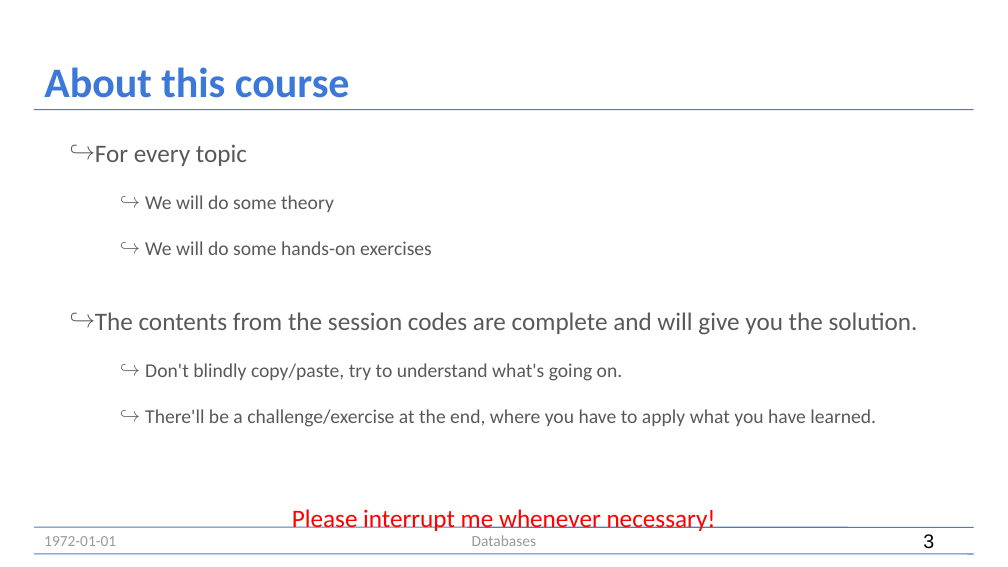
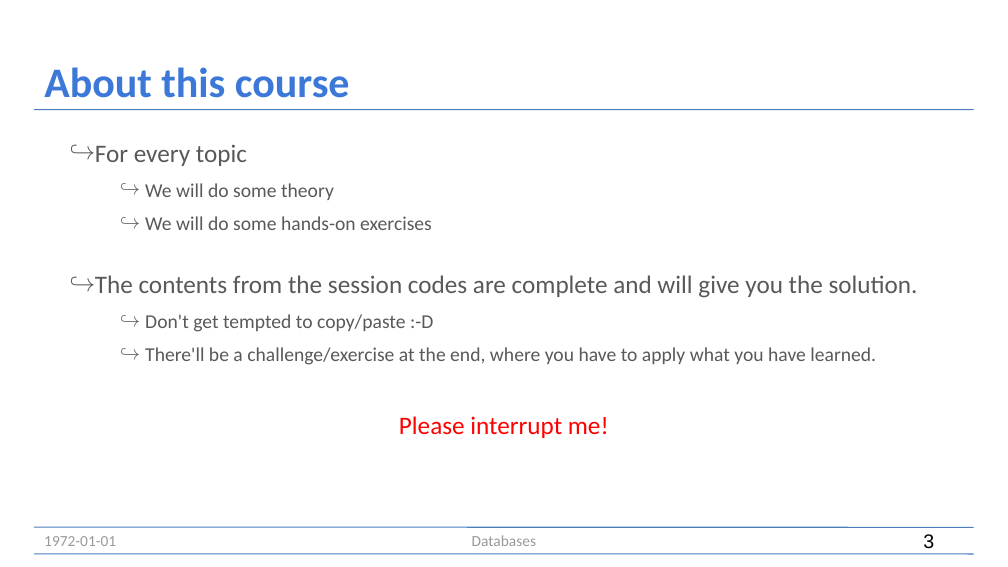
Before and after one commit to mlassnig/Databases-Introductory-Course, a slide deck: slide 3 of slides/Databases.odp. Drawn at 1008x567 pixels with LibreOffice and Linux fonts; fonts in the diff are those of the drawing. Boxes give left, top, right and bottom in pixels: in the first picture for what was removed or moved away, otherwise in the second. Text is boxed around its words. In the diff, an @@ line names an element or a change of style, - is before the commit and + after.

```diff
--- a/slides/Databases.odp
+++ b/slides/Databases.odp
@@ text at <box>95,144,918,365</box>: less space between paragraphs @@
@@ text at <box>145,314,433,332</box>: text changed @@
-  ↪ Don't blindly copy/paste, try to understand what's going on.
+  ↪ Don't get tempted to copy/paste :-D
@@ text at <box>399,416,609,438</box>: text changed @@
-Please interrupt me whenever necessary!
+Please interrupt me!
```
Also in this commit, not shown: 21 other slides changed, 2 slides removed, 1 other file.
